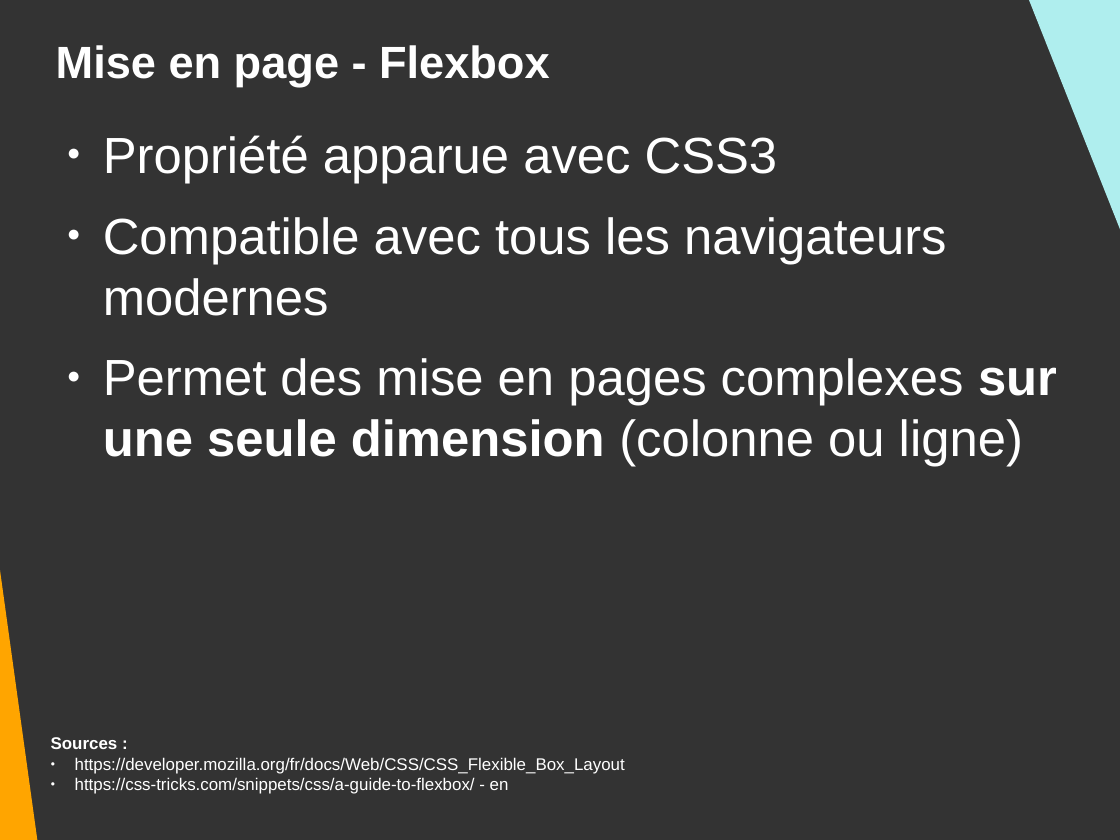
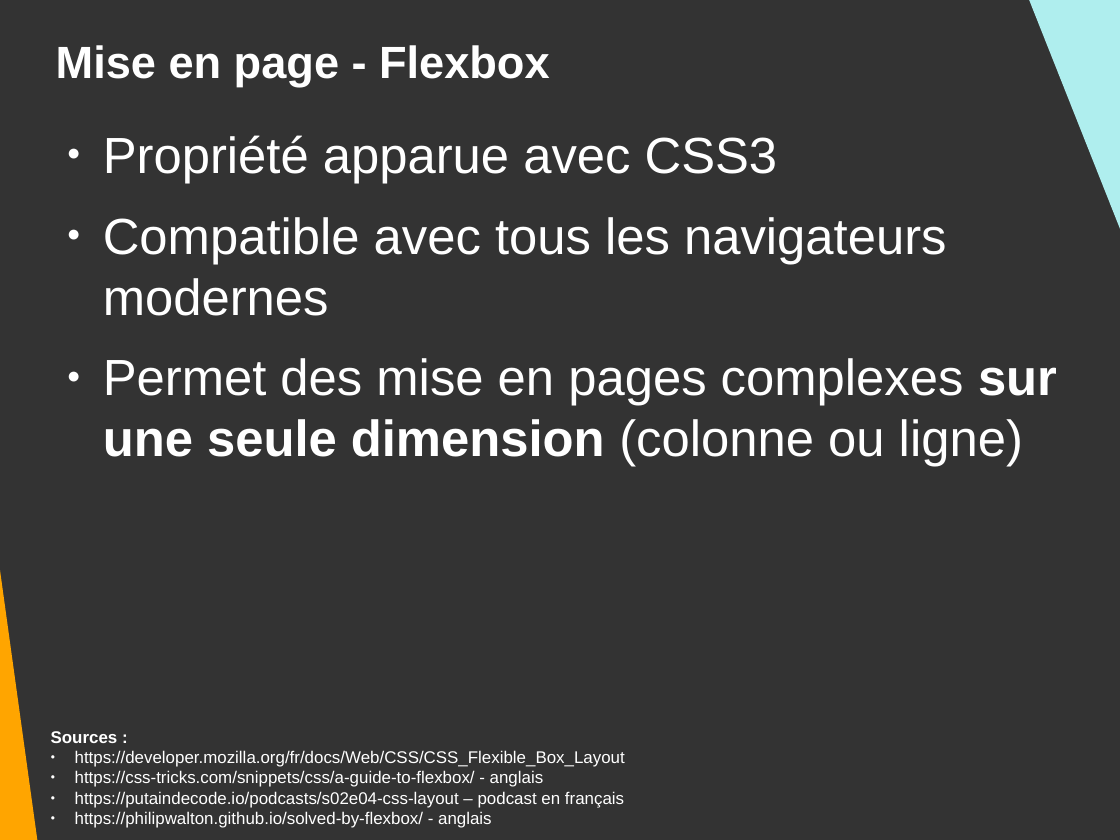
Before and after one commit to DanYellow/presentations, a slide deck: slide 91 of mmi/html/travaux-pratiques/numero-2/presentation.odp. Drawn at 1120x840 pixels with LibreOffice and Linux fonts; fonts in the diff are those of the drawing. Boxes give left, top, right and bottom in pixels: in the first picture for what was removed or moved away, otherwise in the second. Text is boxed around its words. In the diff, an @@ line names an element or a change of style, - is before the commit and + after.

```diff
--- a/mmi/html/travaux-pratiques/numero-2/presentation.odp
+++ b/mmi/html/travaux-pratiques/numero-2/presentation.odp
@@ text at bbox=[75, 770, 624, 828]: text changed @@
-● https://css-tricks.com/snippets/css/a-guide-to-flexbox/ - en
+● https://css-tricks.com/snippets/css/a-guide-to-flexbox/ - anglais
+● https://putaindecode.io/podcasts/s02e04-css-layout – podcast en français
+● https://philipwalton.github.io/solved-by-flexbox/ - anglais
```
Also in this commit, not shown: 16 other slides changed, 30 other files.
